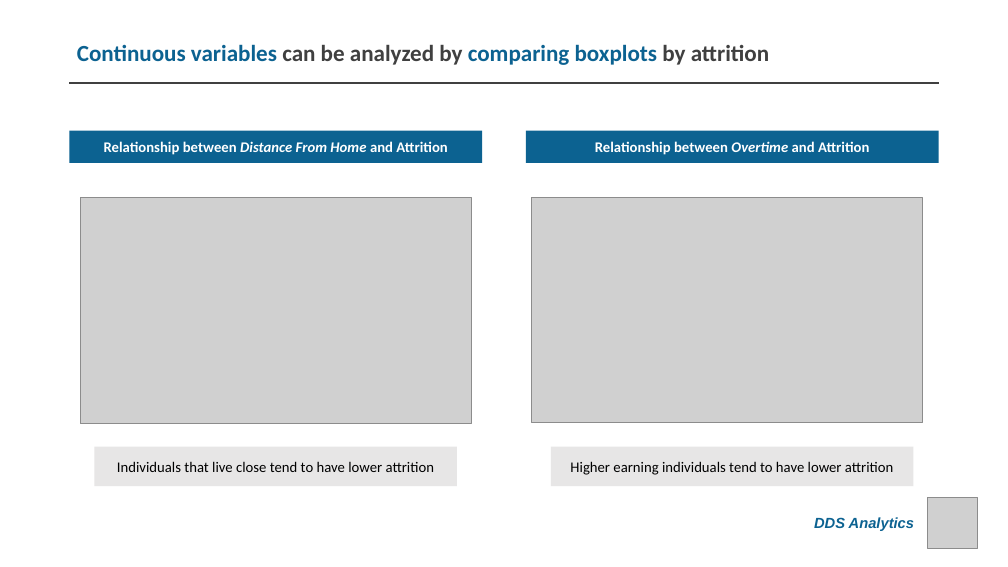
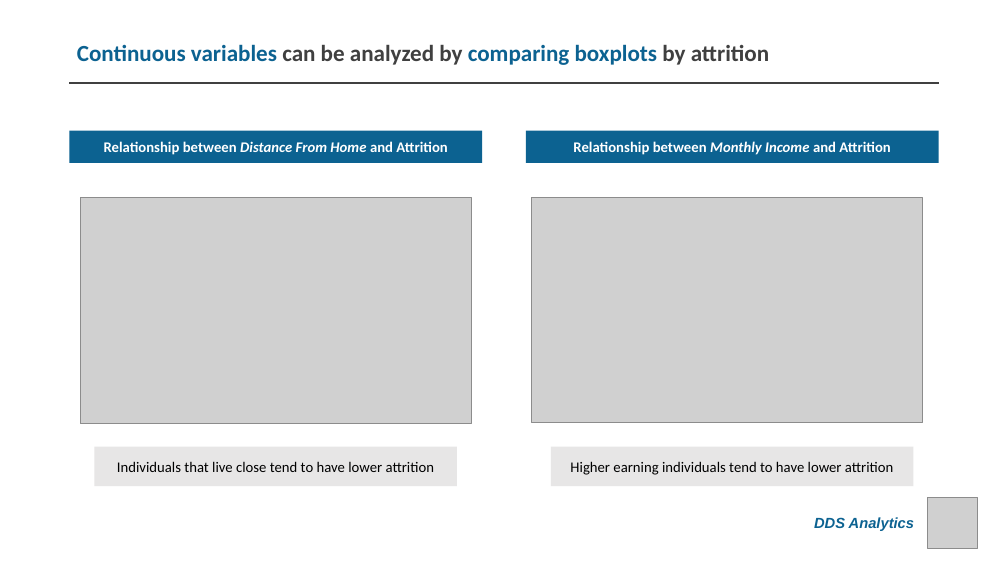
Before and after one commit to RobertLeePrice/MSDS6306_CaseStudy_2, a slide deck: slide 7 of MSDS6306_CaseStudy_02_RobertPrice.pptx. Drawn at 1008x567 pixels with LibreOffice and Linux fonts; fonts in the diff are those of the drawing; grey boxes stand for pictures. Boxes give left, top, right and bottom in pixels: in the first picture for what was removed or moved away, otherwise in the second. Text is boxed around its words. In the diff, an @@ line names an element or a change of style, - is before the commit and + after.

```diff
--- a/MSDS6306_CaseStudy_02_RobertPrice.pptx
+++ b/MSDS6306_CaseStudy_02_RobertPrice.pptx
@@ text in rectangle at box(573, 141, 890, 155): text changed @@
-Relationship between Overtime and Attrition
+Relationship between Monthly Income and Attrition
```
Also in this commit, not shown: 1 other slide changed, 2 slides added, 1 slide removed, 2 other files.
